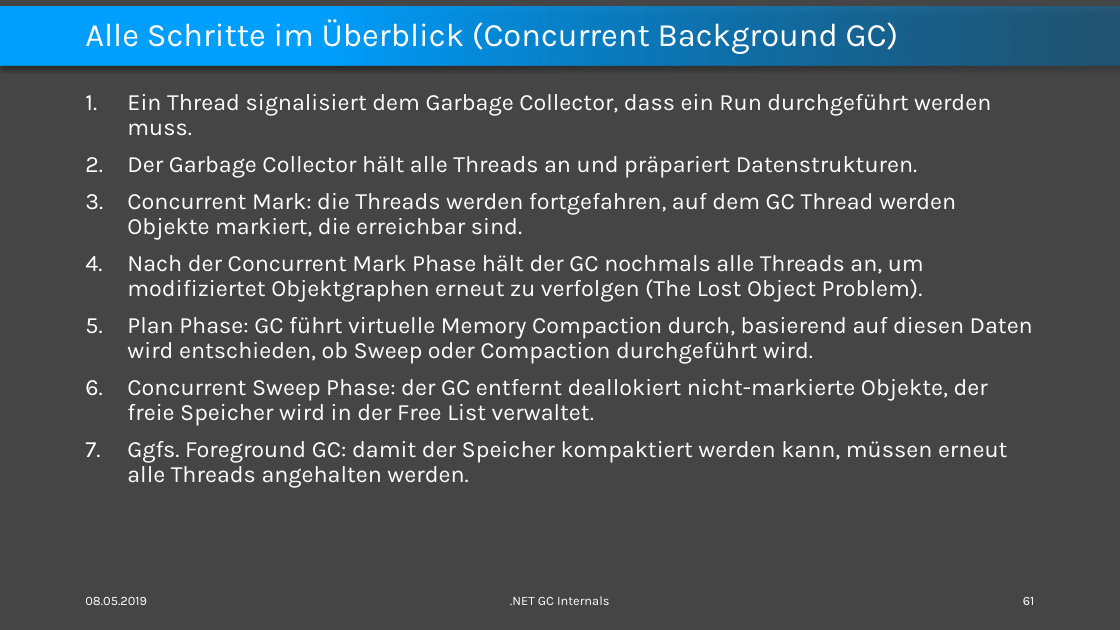
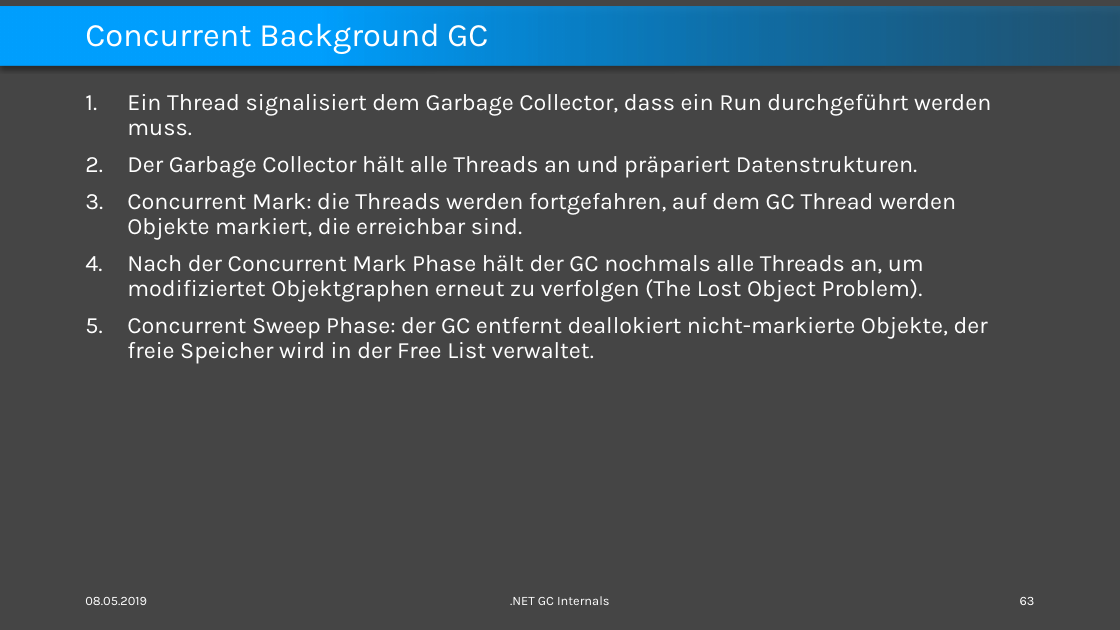
Before and after one commit to feO2x/DotnetGCInternals, a slide deck: slide 63 of Dotnet GC Internals.pptx (slide 61 before the commit). Drawn at 1120x630 pixels with LibreOffice and Linux fonts; fonts in the diff are those of the drawing. Boxes give left, top, right and bottom in pixels: in the first picture for what was removed or moved away, otherwise in the second. Text is boxed around its words. In the diff, an @@ line names an element or a change of style, - is before the commit and + after.

Commit message:
finished slides

```diff
--- a/Dotnet GC Internals.pptx
+++ b/Dotnet GC Internals.pptx
@@ title at [85,23,488,54]: text changed @@
-Alle Schritte im Überblick (Concurrent Background GC)
+Concurrent Background GC
@@ text at [127,317,1033,364]: paragraph removed @@
-5. Plan Phase: GC führt virtuelle Memory Compaction durch, basierend auf diesen Daten wird entschieden, ob Sweep oder Compaction durchgeführt wird.
@@ text at [127,441,1007,488]: paragraph removed @@
-7. Ggfs. Foreground GC: damit der Speicher kompaktiert werden kann, müssen erneut alle Threads angehalten werden.
@@ page number at [1020,597,1035,605]: text changed @@
-61
+63
```
Also in this commit, not shown: 10 other slides changed, 12 slides added.
